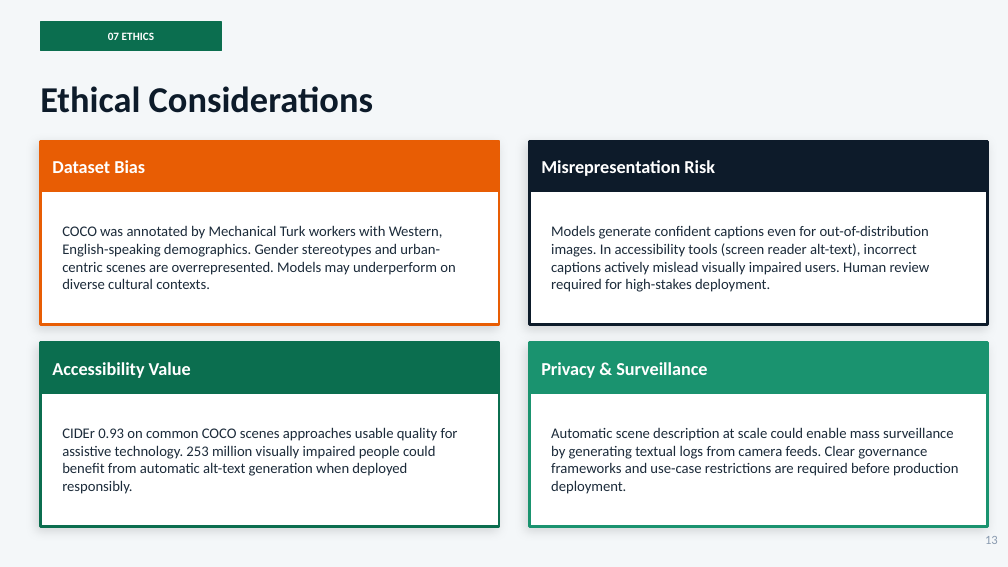
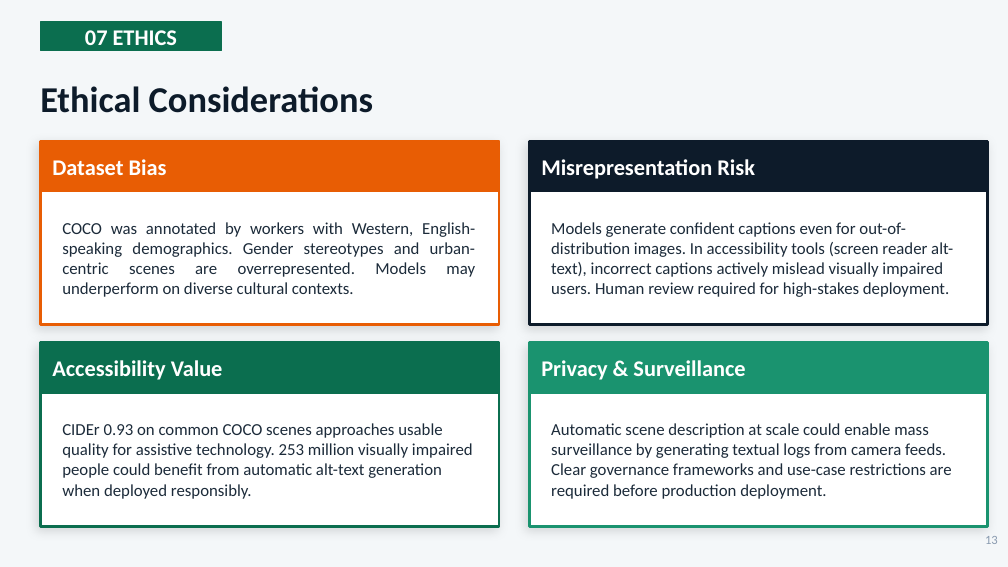
Before and after one commit to lequo-neu/Generative_Project, a slide deck: slide 13 of reports/Generative_Presentation_Group8.pptx. Drawn at 1008x567 pixels with LibreOffice and Linux fonts; fonts in the diff are those of the drawing. Boxes give left, top, right and bottom in pixels: in the first picture for what was removed or moved away, otherwise in the second. Text is boxed around its words. In the diff, an @@ line names an element or a change of style, - is before the commit and + after.

```diff
--- a/reports/Generative_Presentation_Group8.pptx
+++ b/reports/Generative_Presentation_Group8.pptx
@@ text "07 ETHICS" at [85, 30, 177, 45]: size 8 to 16 pt @@
@@ text at [62, 222, 475, 297]: text changed; size 10.5 to 12 pt @@
-COCO was annotated by Mechanical Turk workers with Western, English-speaking demographics. Gender stereotypes and urban-centric scenes are overrepresented. Models may underperform on diverse cultural contexts.
+COCO was annotated by workers with Western, English-speaking demographics. Gender stereotypes and urban-centric scenes are overrepresented. Models may underperform on diverse cultural contexts.
@@ size 13 to 16 pt in 4 elements at [52, 159, 167, 175], [541, 159, 755, 179], [52, 360, 223, 380], [541, 360, 745, 380] @@
@@ size 10.5 to 12 pt in 3 elements at [551, 222, 953, 297], [62, 423, 473, 499], [551, 423, 952, 499] @@
```
Also in this commit, not shown: 14 other slides changed, 4 other files.
